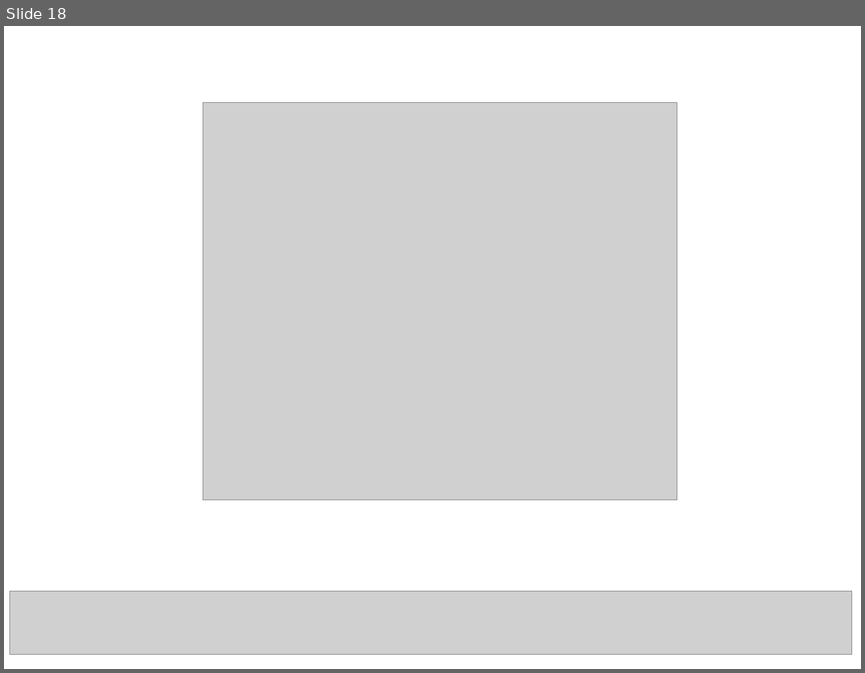
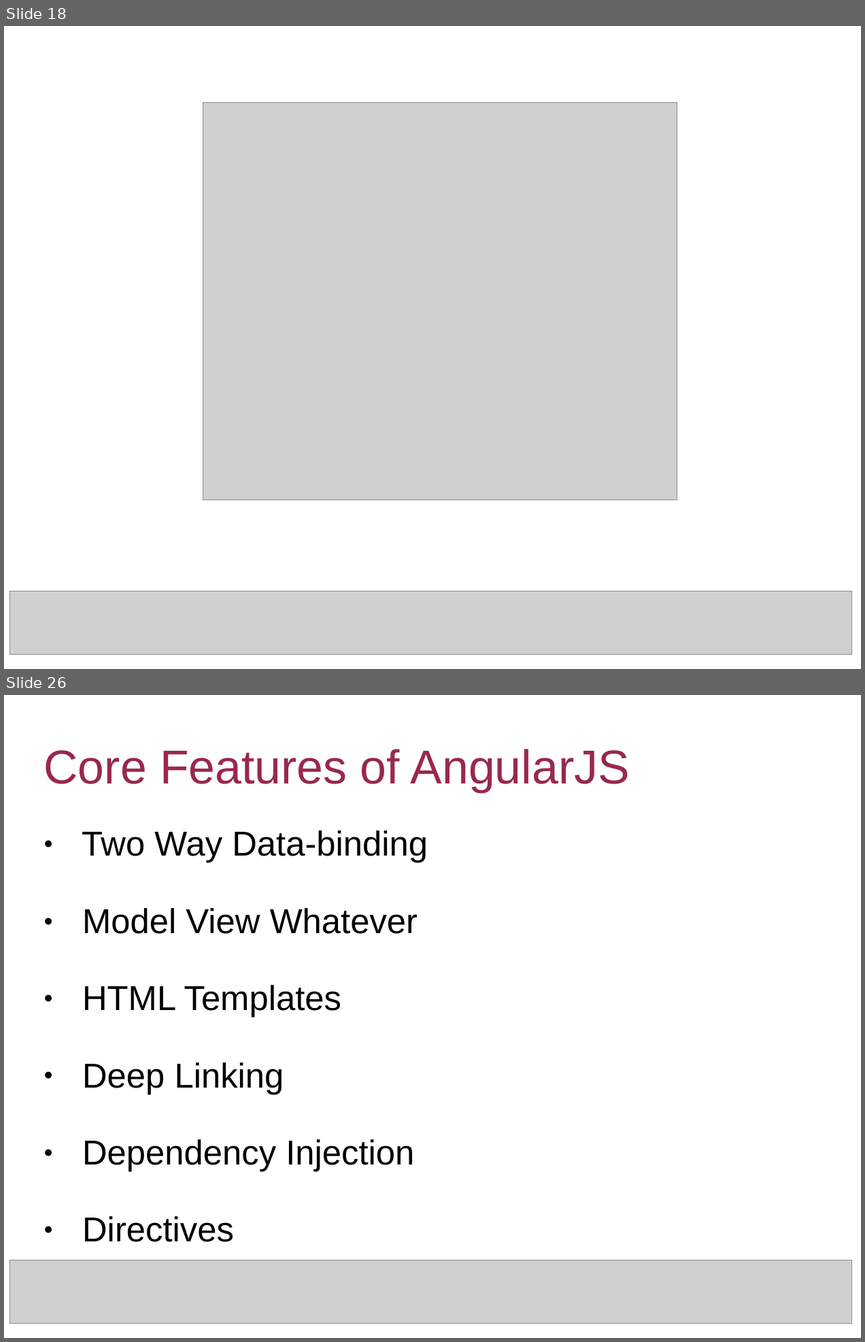
Before and after one commit to becevka/amigo, a slide deck: amigo.ppt. Shown one above the other, each under a label of ours: slide 18 before the commit, slides 18 and 26 after it; the slides between them are not shown. The pictures are 865x673 and 865x1342 pixels, drawn with LibreOffice and Linux fonts; fonts in the diff are those of the drawing; grey boxes stand for pictures. Boxes give left, top, right and bottom in pixels: in the first picture for what was removed or moved away, otherwise in the second. Text is boxed around its words. In the diff, an @@ line names an element or a change of style, - is before the commit and + after.

```diff
--- a/amigo.ppt
+++ b/amigo.ppt
@@ slide 26 added at [4, 695, 861, 1338], background #FFFFFF @@
@@ title added at [43, 749, 630, 792], 44 pt, text #99284C @@
+Core Features of AngularJS
@@ subtitle added at [82, 830, 428, 1242], 32 pt, text #000000 @@
+● Two Way Data-binding
+● Model View Whatever
+● HTML Templates
+● Deep Linking
+● Dependency Injection
+● Directives
@@ picture added at [10, 1259, 852, 1323] @@
```
Also in this commit, not shown: 17 slides changed, 17 other slides added, 2 other files.
